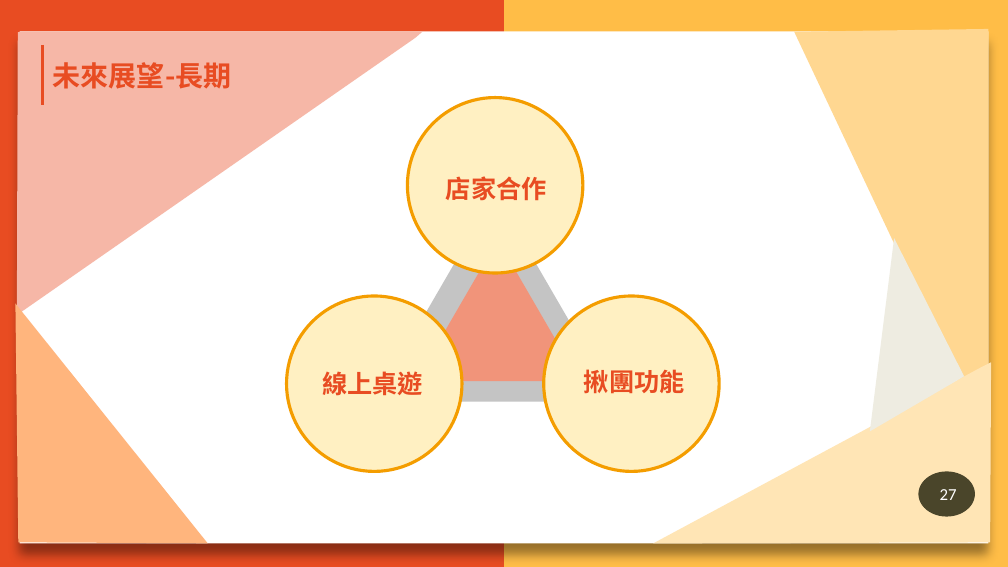
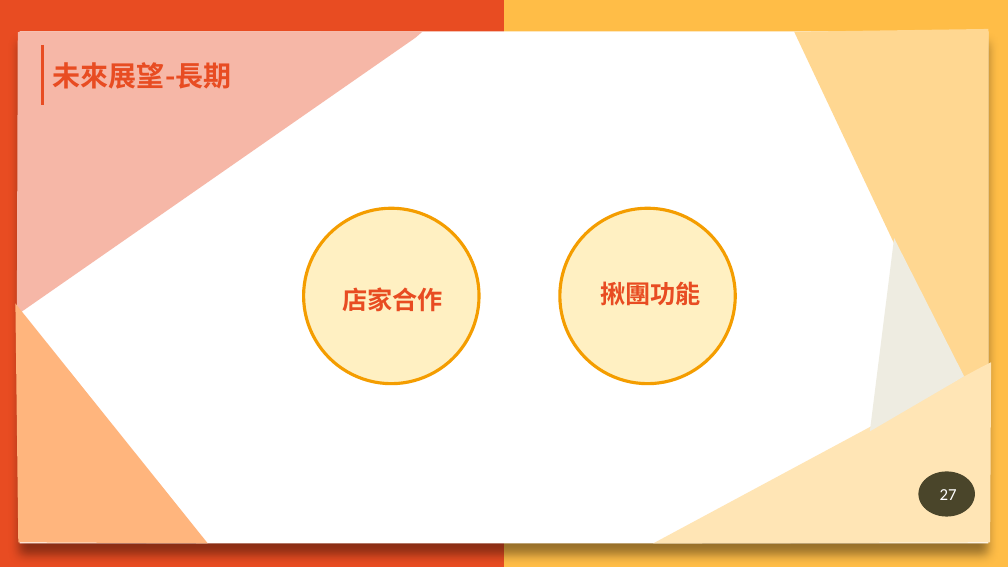
Before and after one commit to N1066442/board-game, a slide deck: slide 27 of 第109408組-AOWU桌遊GO-ppt.pptx. Drawn at 1008x567 pixels with LibreOffice and Linux fonts; fonts in the diff are those of the drawing; background and template pictures are left out. Boxes give left, top, right and bottom in pixels: in the first picture for what was removed or moved away, otherwise in the second. Text is boxed around its words. In the diff, an @@ line names an element or a change of style, - is before the commit and + after.

Commit message:
update 第109408組-AOWU桌遊GO-系統簡介.doc ,第109408組-AOWU桌遊GO-系統簡介.pdf ,第109408組-AOWU桌遊GO-系統手冊.doc ,第109408組-AOWU桌遊GO-系統手冊.pdf ,第109408組-AOWU桌遊GO-ppt.pptx

```diff
--- a/第109408組-AOWU桌遊GO-ppt.pptx
+++ b/第109408組-AOWU桌遊GO-ppt.pptx
@@ ellipse: place and size @@
-ellipse at <box>407,98,583,273</box>
+ellipse at <box>303,209,479,384</box>
@@ triangle removed at <box>374,194,616,402</box> @@
@@ ellipse: place and size @@
-ellipse at <box>543,296,719,472</box>
+ellipse at <box>559,209,735,384</box>
@@ triangle removed at <box>416,240,581,381</box> @@
@@ ellipse removed at <box>286,296,462,472</box> @@
@@ text "店家合作": place and size @@
-text "店家合作" at <box>446,176,547,200</box>
+text "店家合作" at <box>342,287,443,311</box>
@@ text "揪團功能": place and size @@
-text "揪團功能" at <box>584,369,685,393</box>
+text "揪團功能" at <box>600,281,701,305</box>
@@ text removed at <box>322,371,423,396</box> @@
-線上桌遊
```
Also in this commit, not shown: 3 other slides changed, 4 other files.
